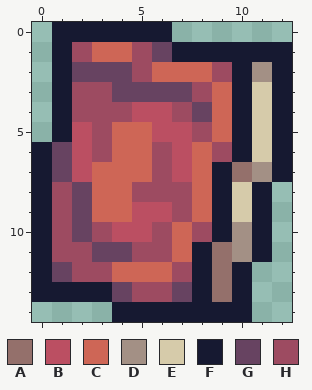
Pixel-art sprite -- Items/MinionHistoryBook.png. The first picture shows the starting point.
The file is 26x30 pixels, drawn in blocks of 2x2; one block is one cell here.
Palette (. is transparent): A #94706b  B #bb4f62  C #ce6656  D #a39085  E #d6cbaa  F #161931  G #674361  H #9d4b61
Pixels before, first column x 0:
 0 .FFFFFF......
 1 .FHCCHGFFFFFF
 2 .FGGGHCCCHFDF
 3 .FHHGGGGHCFEF
 4 .FHHHBBHGCFEF
 5 .FBHCCBBHCFEF
 6 FGBHCCHBCHFEF
 7 FGBCCCHBCFADF
 8 FHGCCHHHCFEF.
 9 FHGCCBBHCFEF.
10 FHGHBBHCHFDF.
11 FHHGGHHCFADF.
12 FGHHCCCHFAF..
13 FFFFGHHGFAF..
14 ....FFFFFFF..
The result:
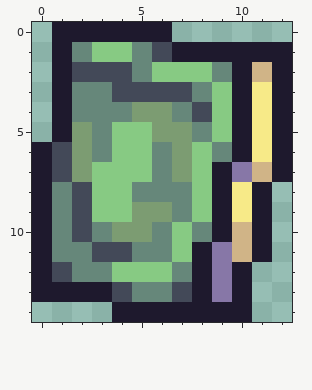
Change:
Colour A changes from #94706b to #8777a7.
Colour B changes from #bb4f62 to #7c9c72.
Colour C changes from #ce6656 to #87ca83.
Colour D changes from #a39085 to #d0b487.
Colour E changes from #d6cbaa to #f7ea88.
Colour F changes from #161931 to #1e192d.
Colour G changes from #674361 to #434958.
Colour H changes from #9d4b61 to #66877a.
Pixel boxes of the changes (left, top, right, bottom) in both pictures:
changed: (32, 22, 292, 322)
